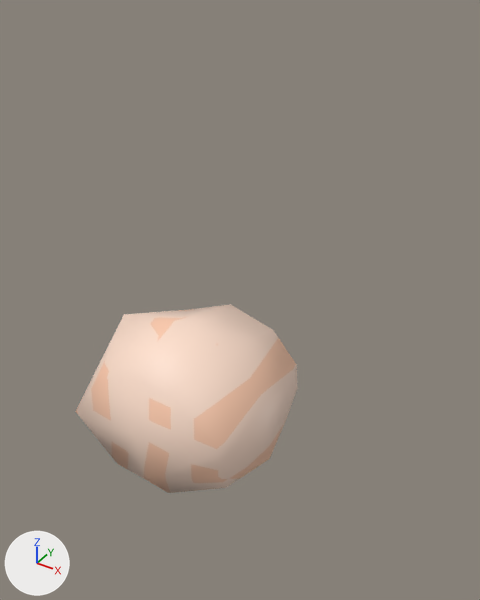
What one commit did to the Blender file assets/models/brain.blend.
Both versions are drawn from a 50 mm camera at (0.502, -0.593, 0.725) aimed at (-0.072, 0.301, 0.066). Every picture has the same lights, and +X, +Y and +Z are marked at lower left.

Objects in the first picture: 'brain'.
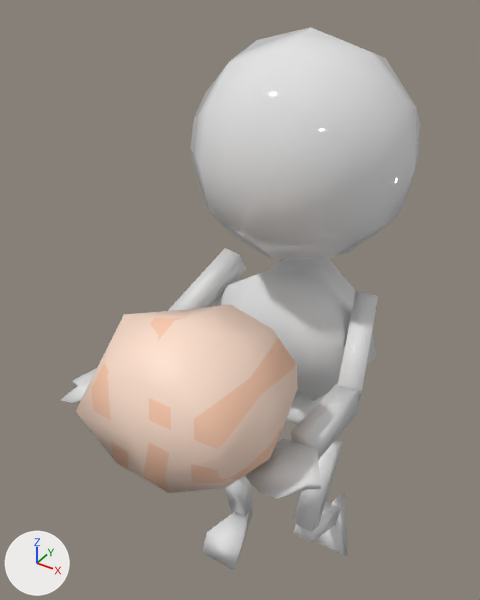
Changed parts and their boxes [x1, y1, x2, y2] in the pictures (480 x 600 px):
'@grab_transform', added: after [60, 27, 420, 570]

The change, as a diff of the scene's bpy script:
```diff
--- a/assets/models/brain.blend.py
+++ b/assets/models/brain.blend.py
@@ mat_player_0 @@
+mat_player_0 = principled_material('Player_0')
+mat_player_0.base_color = (0.8, 0.8, 0.8)  # white #e7e7e7
+mat_player_0.roughness = 0.0
@@ me_playermodel_001 @@
+me_playermodel_001.from_pydata(...)  # 229 vertices, 217 faces; spans x -0.657..0.004, y -0.684..0.532, z -0.415..0.066
+me_playermodel_001.polygons.foreach_set('use_smooth', [True] * 217)
+me_playermodel_001.materials.append(mat_player_0)  # its picture is missing
@@ ob_grab_transform @@
+ob_grab_transform = bpy.data.objects.new('@grab_transform', me_playermodel_001)
+ob_grab_transform.location = (-0.173, -0.039, 0.0)
+ob_grab_transform.rotation_euler = (-1.571, -3.142, 1.571)  # degrees (-90, -180, 90)
```
